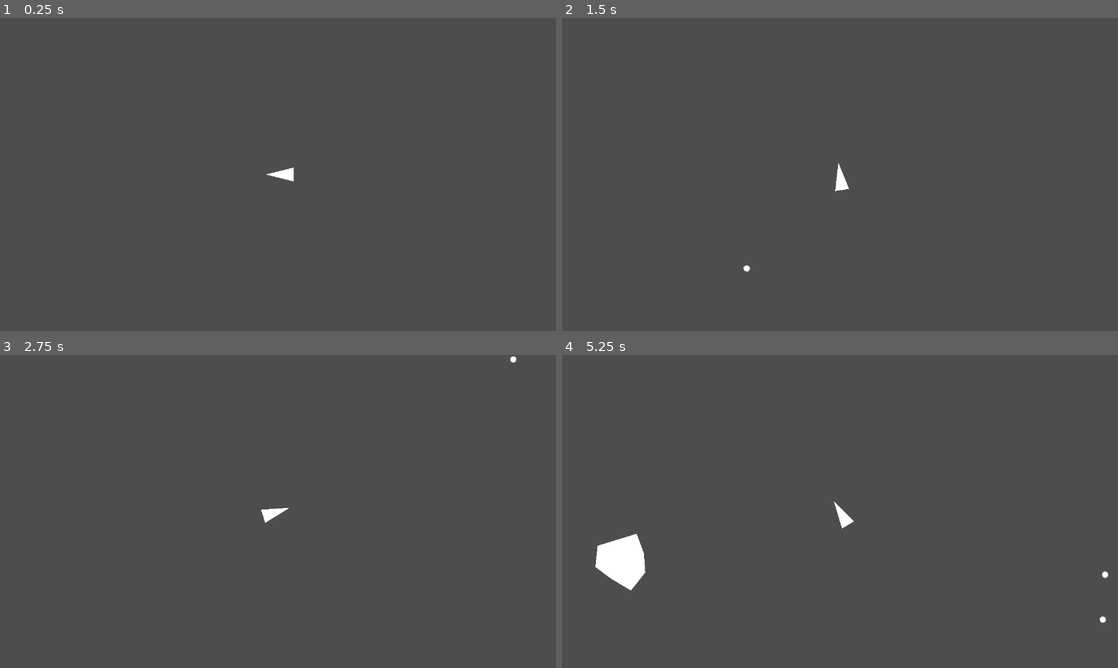
Above: before the commit, frames 1-4 (two rows, left to right).
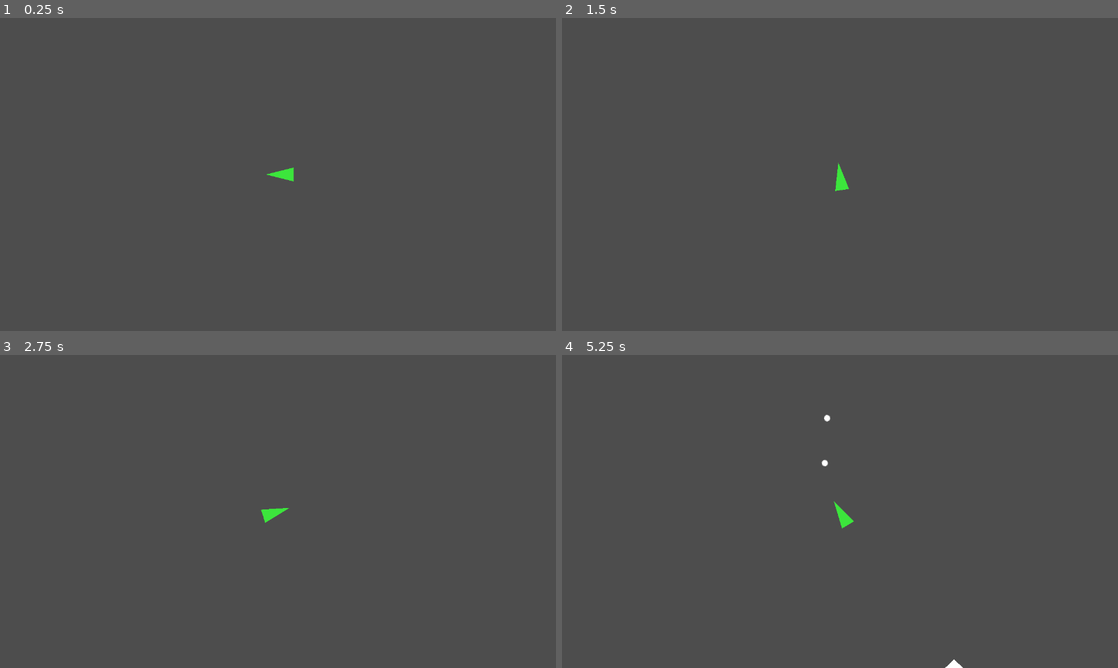
Above: after the commit, the same moments.

Repository: Josie5734/godot-asteroids-clone
Game: Godot game, scene res://scenes/game/game.tscn
The game is run twice, just before and just after one commit, with the same random seed, the same clock (stepped at 60 frames per second) and the same inputs. The project has no main scene, so this scene is started directly.
Inputs (mouse positions are in pixels of both pictures, inside the frame that each line leads up to):
- Up to frame 1 (0.25 s): no input
- Up to frame 2 (1.5 s): tap Enter at 0.5 s; move the mouse to (962, 158) at 0.52 s; hold Right (turn_right) 0.53-1.25 s; tap Space (shoot) at 0.6 s; click (962, 158) at 0.67 s; drag from (728, 190) to (845, 284) at 1.27 s
- Up to frame 3 (2.75 s): tap Space (shoot) at 2, 2.1 s; move the mouse to (333, 442) at 2.02 s; hold Right (turn_right) from 2.03 s (still down); click (333, 442) at 2.17 s
- Up to frame 4 (5.25 s): release Right (turn_right) at 2.75 s; drag from (812, 574) to (673, 464) at 2.77 s; tap Enter at 3.5 s; move the mouse to (1006, 558) at 3.52 s; hold Left (turn_left) 3.53-4.25 s; tap Space (shoot) at 3.6, 5, 5.1 s; click (1006, 558) at 3.67 s; drag from (673, 464) to (756, 433) at 4.27 s; move the mouse to (867, 511) at 5.02 s; hold Left (turn_left) from 5.03 s (still down); click (867, 511) at 5.17 s

The runs differ from the first frame. In frame 1, 0.1% of the frame differs, in the area x 48-53%, y 47-53%; in frame 2, 0.1%; in frame 3, 0.1%; in frame 4, 1.4%, in the area x 6-99%, y 19-100%.

Commit message:
asteroids and bullets mostly in, just need collisions now

Diff:
--- a/project.godot
+++ b/project.godot
@@ -55,6 +55,11 @@
 ]
 }
 
+[layer_names]
+
+2d_physics/layer_1="asteroid"
+2d_physics/layer_2="bullet"
+
 [physics]
 
 3d/physics_engine="Jolt Physics"
--- /dev/null
+++ b/scenes/ScreepWrap.gd
@@ -0,0 +1,18 @@
+extends Node2D
+class_name ScreenWrap
+
+
+# wrap an object around the screen, takes a Rect2 for screen dimensions
+# and margin for how much to let object fly off screen first
+func screen_wrap(bounds: Rect2, margin: int):
+	# horizontal
+	if global_position.x < bounds.position.x - margin: # off left
+		global_position.x = bounds.end.x + margin # send to right
+	elif global_position.x > bounds.end.x + margin: # off right
+		global_position.x = bounds.position.x - margin # send to left
+
+	# vertical
+	if global_position.y < bounds.position.y - margin: # off bottom
+		global_position.y = bounds.end.y + margin # send to top
+	elif global_position.y > bounds.end.y + margin: # off top
+		global_position.y = bounds.position.y - margin # send to bottom
--- a/scenes/asteroid/asteroid.gd
+++ b/scenes/asteroid/asteroid.gd
@@ -1,42 +1,51 @@
-extends Node2D
+extends ScreenWrap
 
-# asteroid generation
-# create a number of points
-# make a minimum distance from the center point
-# all points = minimum + random()
-
+@onready var asteroid = $"." # main body
 @onready var asteroid_polygon = $AsteroidPolygon # shape
 @onready var asteroid_collision = $AsteroidArea/AsteroidCollisionPolygon # collision shape
 
-var speed = 20
-var velocity = Vector2()
+@export var speed = int()
+@export var velocity = Vector2()
+
+var rotate_speed = randf_range(-0.3,0.3) # how fast to rotate
+
+var screen_wrap_margin: int # used to set how much space is given for screen wrapping
+# is defined by the furthest away vertex + the minimum size/2
+
 
 func _ready() -> void:
+	 # generate and set points for shape and collision shape
 	var polygon_points = generate_points()
-	asteroid_polygon.polygon = polygon_points # set points for shape and collision shape
+	asteroid_polygon.polygon = polygon_points
 	asteroid_collision.polygon = polygon_points
-
-	velocity = Vector2(cos(asteroid_polygon.global_rotation * speed),sin(asteroid_polygon.global_rotation * speed))
 
 
 func _physics_process(delta: float) -> void:
-	$".".global_position += velocity
-	# movement
+	asteroid.global_position += velocity # move
+	asteroid.global_rotation += rotate_speed * delta # rotate
+	screen_wrap(get_viewport_rect(),screen_wrap_margin) # wrap around screen
 
 
 # generate the asteroid shape
+#TODO:
+# adjust spawning position to be slightly outside of the screen so they have some time to slide in
+# adjust angle so that they point towards where the ship is at the time of spawning
+#	rather than just in the same direction
 func generate_points():
 	var polygon_points = PackedVector2Array()
 	var point_count = 8 # number of points
-	var center = asteroid_polygon.global_position # center point
+	var center = asteroid.global_position # center point
 	var min_radius = 40
 	var angle = 360 / point_count # angle of each point in degrees
 	var start_angle = 0
 
+	var furthest_point: int
+
 	for p in point_count: # for each point
 		var r = min_radius + (randi() % min_radius) # generate random distance
-		var vertex = center + Vector2.from_angle(deg_to_rad(start_angle)) * r # get the point coords vector
+		var vertex = Vector2.from_angle(deg_to_rad(start_angle)) * r # coords for the vertex point
+		polygon_points.append(vertex) # add point to polygon array
 		start_angle += angle # iterate to next angle
-		polygon_points.append(vertex) # add point to polygon array
+		if r > furthest_point: screen_wrap_margin = r + (min_radius/2) # set furthest point from center as screenwrap margin
 
 	return polygon_points # send back the points array
--- a/scenes/game/game.gd
+++ b/scenes/game/game.gd
@@ -1,32 +1,28 @@
 extends Node2D
 
-# needs to ranomly spawn asteroids
 
 @onready var asteroid_timer = %AsteroidTimer
 var asteroid_count = 0
 var asteroid_max = 10
 
-
-func _input(event: InputEvent) -> void:
-	if event is InputEventMouseButton:
-		print(event.position)
+@onready var ship = %Ship
 
 
 func spawn_asteroid():
 	const ASTEROID  = preload("res://scenes/asteroid/asteroid.tscn")
 
 	var new_asteroid = ASTEROID.instantiate()
-	new_asteroid.global_position = Vector2(randi_range(0,1280),randi_range(0,720)) # random position
-	new_asteroid.global_rotation = get_angle_to($Ship.global_position) # point towards ship
-	$".".add_child(new_asteroid) # add to scene
-
-	print("spawning at ", new_asteroid.global_position)
-	print(get_viewport_rect())
+	$AsteroidSpawnPath/SpawnPathFollow.progress_ratio = randf() # random point on the spawn path
+	new_asteroid.global_position = $AsteroidSpawnPath/SpawnPathFollow.global_position # set position to random point on spawn path
+	new_asteroid.speed = randi_range(20,40) # random speed
+	# movement direction is set as towards the ship at the time of spawning
+	new_asteroid.velocity =  Vector2(ship.global_position - new_asteroid.global_position).normalized()
+	get_tree().get_root().add_child(new_asteroid) # add to scene from root
 
 	asteroid_count += 1 # iterate counter
 
 
 func _on_asteroid_timer_timeout() -> void:
-	if asteroid_count < asteroid_max:
-		spawn_asteroid()
+	if asteroid_count < asteroid_max: # if not at limit
+		spawn_asteroid() # create new asteroid
 	%AsteroidTimer.wait_time = 3 # reset timer
--- a/scenes/game/game.tscn
+++ b/scenes/game/game.tscn
@@ -3,10 +3,17 @@
 [ext_resource type="Script" uid="uid://ca5lf4shymy6s" path="res://scenes/game/game.gd" id="1_7h61r"]
 [ext_resource type="PackedScene" uid="uid://d15np85n6uiks" path="res://scenes/ship/ship.tscn" id="2_0sr1o"]
 
+[sub_resource type="Curve2D" id="Curve2D_7h61r"]
+_data = {
+"points": PackedVector2Array(0, 0, 0, 0, -81, -67, 0, 0, 0, 0, 1356, -66, 0, 0, 0, 0, 1355, 780, 0, 0, 0, 0, -84, 780, 0, 0, 0, 0, -82, -66)
+}
+point_count = 5
+
 [node name="Game" type="Node2D" unique_id=1204348374]
 script = ExtResource("1_7h61r")
 
 [node name="Ship" parent="." unique_id=781739875 instance=ExtResource("2_0sr1o")]
+unique_name_in_owner = true
 position = Vector2(640, 360)
 
 [node name="AsteroidTimer" type="Timer" parent="." unique_id=456311469]
@@ -14,4 +21,11 @@
 wait_time = 5.0
 autostart = true
 
+[node name="AsteroidSpawnPath" type="Path2D" parent="." unique_id=121683794]
+curve = SubResource("Curve2D_7h61r")
+
+[node name="SpawnPathFollow" type="PathFollow2D" parent="AsteroidSpawnPath" unique_id=1709379690]
+position = Vector2(-81, -67)
+rotation = 0.0006958941
+
 [connection signal="timeout" from="AsteroidTimer" to="." method="_on_asteroid_timer_timeout"]
--- a/scenes/ship/ship.gd
+++ b/scenes/ship/ship.gd
@@ -1,6 +1,7 @@
-extends Node2D
+extends ScreenWrap # extends node2d aswell
 
-@onready var ship = $ShipBody # ship body object
+
+@onready var ship = $"." # ship object
 
 var velocity := Vector2(0,0) # current velocity for moving
 var thrust := 5 # speed
@@ -13,7 +14,7 @@
 func _physics_process(delta: float) -> void:
 	handle_turning(delta)
 	handle_thrust(delta)
-	screen_wrap()
+	screen_wrap(get_viewport().get_visible_rect(),screen_wrap_offset) # wrap around screen edges
 	if Input.is_action_just_pressed("shoot"):
 		shoot()
 
@@ -44,19 +45,4 @@
 	var new_bullet = BULLET.instantiate()
 	new_bullet.global_position = ship.global_position
 	new_bullet.global_rotation = ship.global_rotation
-	$".".add_child(new_bullet)
-
-
-# wrap the ship around the edges of the screen
-func screen_wrap():
-	# horizontal
-	if ship.global_position.x > get_viewport().size.x + screen_wrap_offset:
-		ship.global_position.x = -screen_wrap_offset
-	elif ship.global_position.x < -screen_wrap_offset:
-		ship.global_position.x = get_viewport().size.x + screen_wrap_offset
-
-	# vertical
-	if ship.global_position.y > get_viewport().size.y + screen_wrap_offset:
-		ship.global_position.y = -screen_wrap_offset
-	elif ship.global_position.y < -screen_wrap_offset:
-		ship.global_position.y = get_viewport().size.y + screen_wrap_offset
+	get_tree().get_root().add_child(new_bullet) # add bullet to game root node
--- a/scenes/ship/ship.tscn
+++ b/scenes/ship/ship.tscn
@@ -2,16 +2,15 @@
 
 [ext_resource type="Script" uid="uid://74jfeg6h4qt3" path="res://scenes/ship/ship.gd" id="1_ccv4y"]
 
-[node name="Ship" type="Node2D" unique_id=781739875]
+[node name="ShipBody" type="StaticBody2D" unique_id=1852687556]
 script = ExtResource("1_ccv4y")
 
-[node name="ShipBody" type="StaticBody2D" parent="." unique_id=1852687556]
-
-[node name="ShipPolygon" type="Polygon2D" parent="ShipBody" unique_id=1549768632]
+[node name="ShipPolygon" type="Polygon2D" parent="." unique_id=1549768632]
 scale = Vector2(0.5, 0.5)
+color = Color(0.23529412, 0.8980392, 0.23529412, 1)
 polygon = PackedVector2Array(72.000015, 32, 72.000015, -32.000004, -56.00003, 0)
 uv = PackedVector2Array(159.99998, 32, 159.99998, -47.999996, 0, -8)
 
-[node name="ShipCollision" type="CollisionPolygon2D" parent="ShipBody" unique_id=163262529]
+[node name="ShipCollision" type="CollisionPolygon2D" parent="." unique_id=163262529]
 scale = Vector2(0.5, 0.5)
 polygon = PackedVector2Array(72, -32, -54, 0, 72, 32)
Not shown, added: scenes/ScreepWrap.gd.uid
